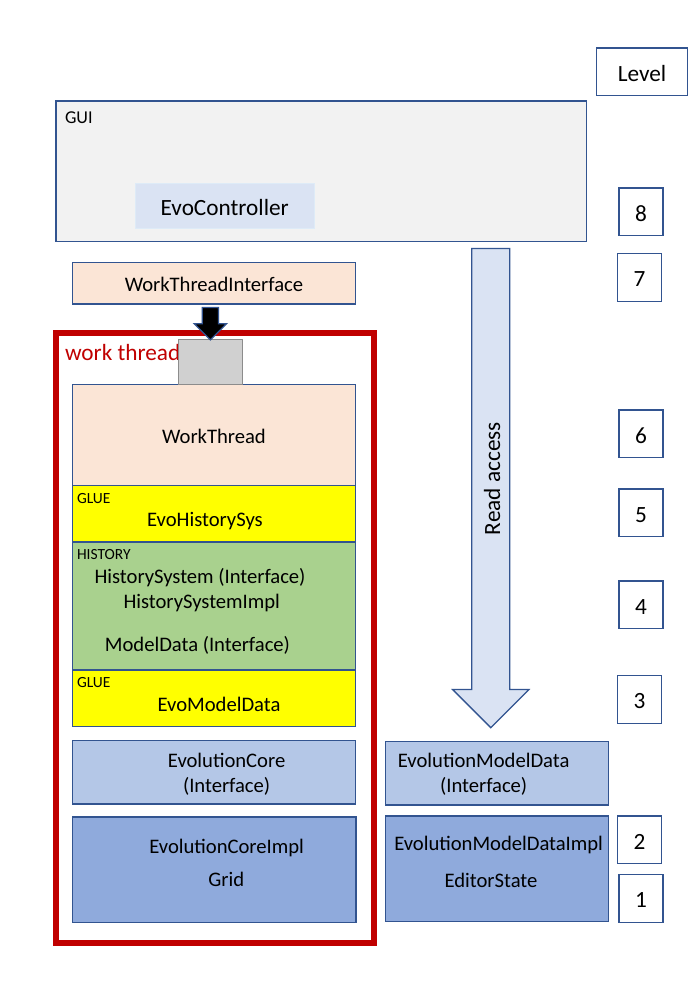
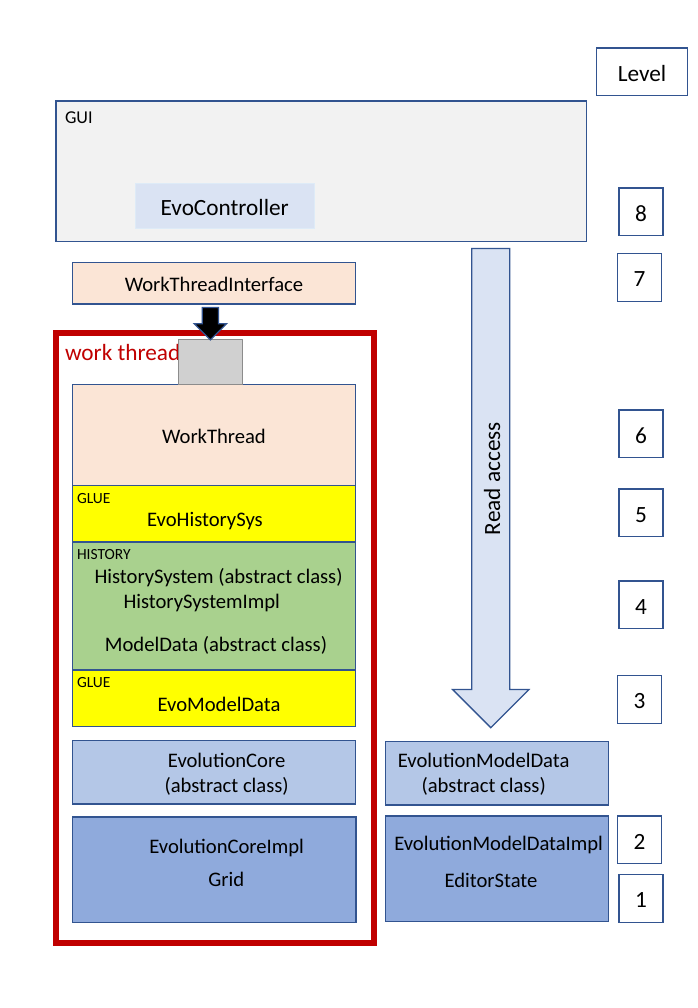
Before and after one commit to pk1954/solutions, a slide deck: slide 1 of Evolution_Architecture.pptx. Drawn at 698x1008 pixels with LibreOffice and Linux fonts; fonts in the diff are those of the drawing; grey boxes stand for pictures. Boxes give left, top, right and bottom in pixels: in the first picture for what was removed or moved away, otherwise in the second. Text is boxed around its words. In the diff, an @@ line names an element or a change of style, - is before the commit and + after.

```diff
--- a/Evolution_Architecture.pptx
+++ b/Evolution_Architecture.pptx
@@ text in rectangle at [95,568,343,587]: text changed @@
-HistorySystem (Interface)
+HistorySystem (abstract class)
@@ text in rectangle at [105,636,327,654]: text changed @@
-ModelData (Interface)
+ModelData (abstract class)
@@ text at [165,752,289,795]: text changed @@
-EvolutionCore (Interface)
+EvolutionCore (abstract class)
@@ text at [398,752,569,795]: text changed @@
-EvolutionModelData (Interface)
+EvolutionModelData (abstract class)
```
Also in this commit, not shown: 16 other files.
